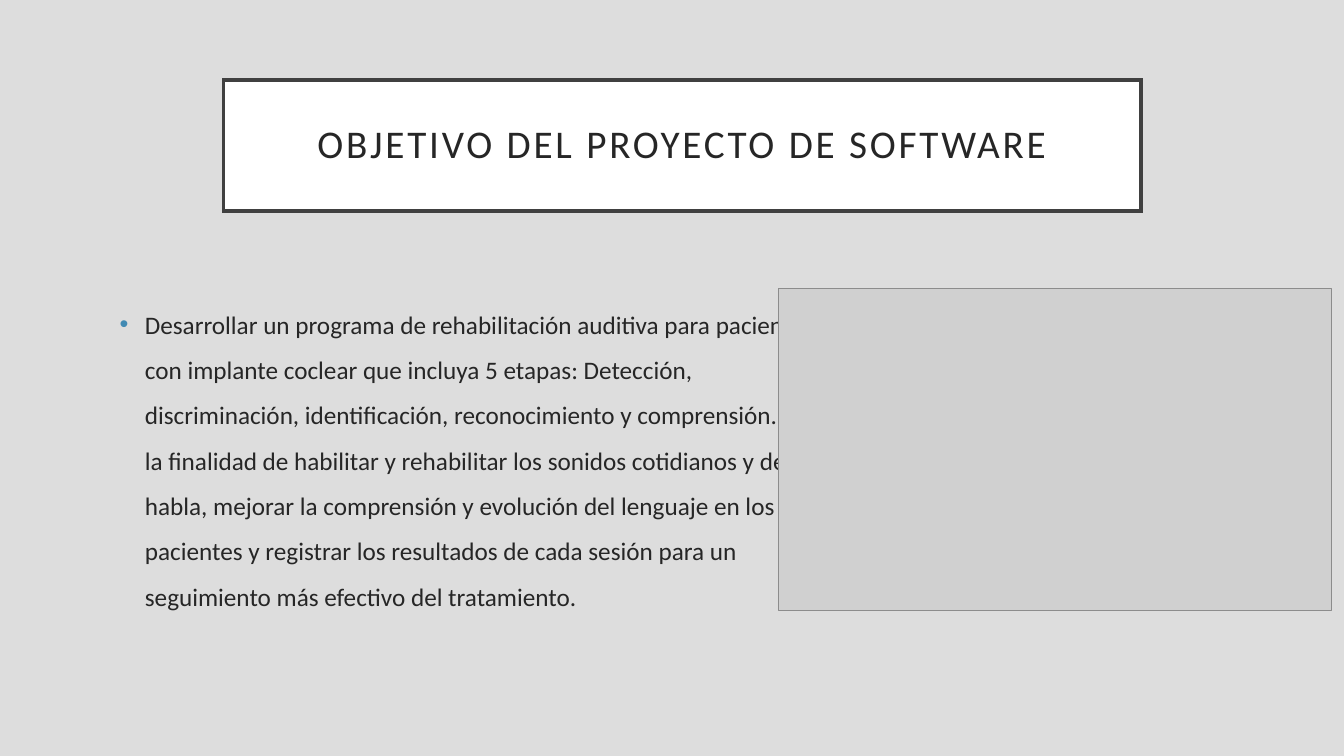
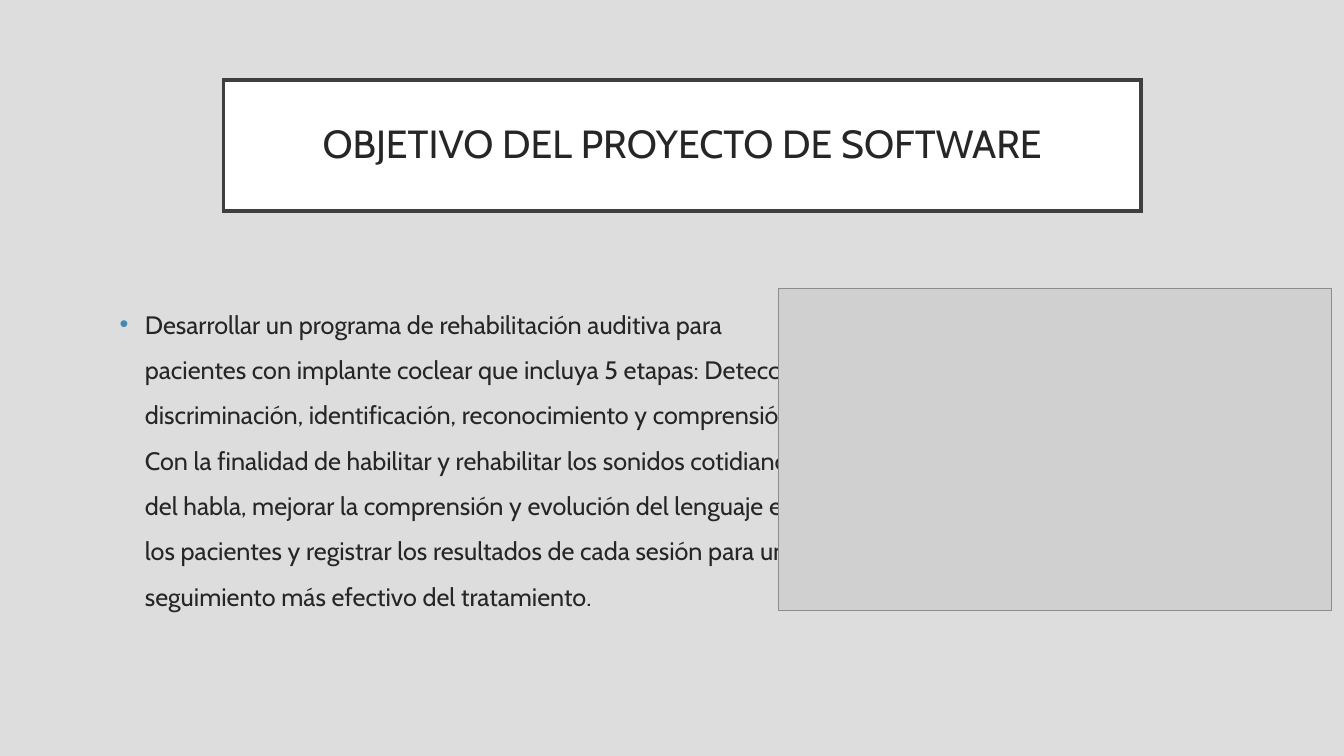
Before and after one commit to lucasconfalonieri/Audiestimulos, a slide deck: slide 3 of Presentación Intercatedra.pptx. Drawn at 1344x756 pixels with LibreOffice and Linux fonts; fonts in the diff are those of the drawing; grey boxes stand for pictures. Boxes give left, top, right and bottom in pixels: in the first picture for what was removed or moved away, otherwise in the second. Text is boxed around its words. In the diff, an @@ line names an element or a change of style, - is before the commit and + after.

```diff
--- a/Presentación Intercatedra.pptx
+++ b/Presentación Intercatedra.pptx
@@ title "OBJETIVO DEL PROYECTO DE SOFTWARE" at bbox=[224, 80, 1141, 211]: font Calibri to Cabin, letter spacing 2 to 0 pt; outline #404040 2.5 pt to #3F3F3F 2.5 pt @@
@@ text "Desarrollar un programa de rehabilitación ..." at bbox=[145, 315, 818, 612]: font Calibri to Cabin; less space between paragraphs @@
```
Also in this commit, not shown: 9 other slides changed, 1 slide added, 1 slide removed.
